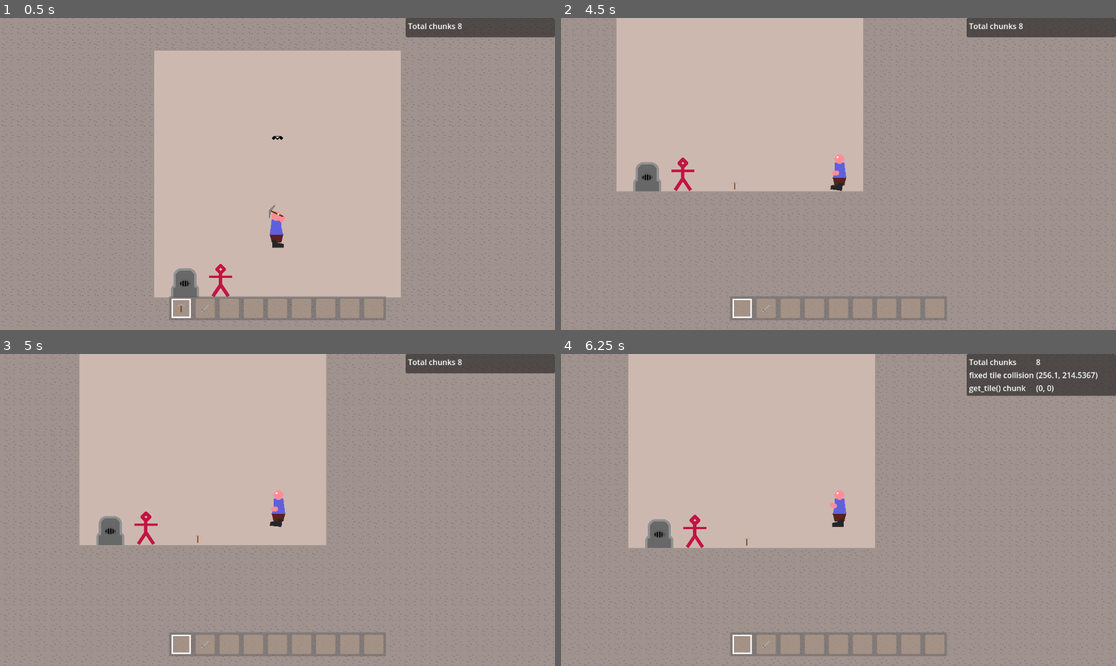
Above: before the commit, frames 1-4 (two rows, left to right).
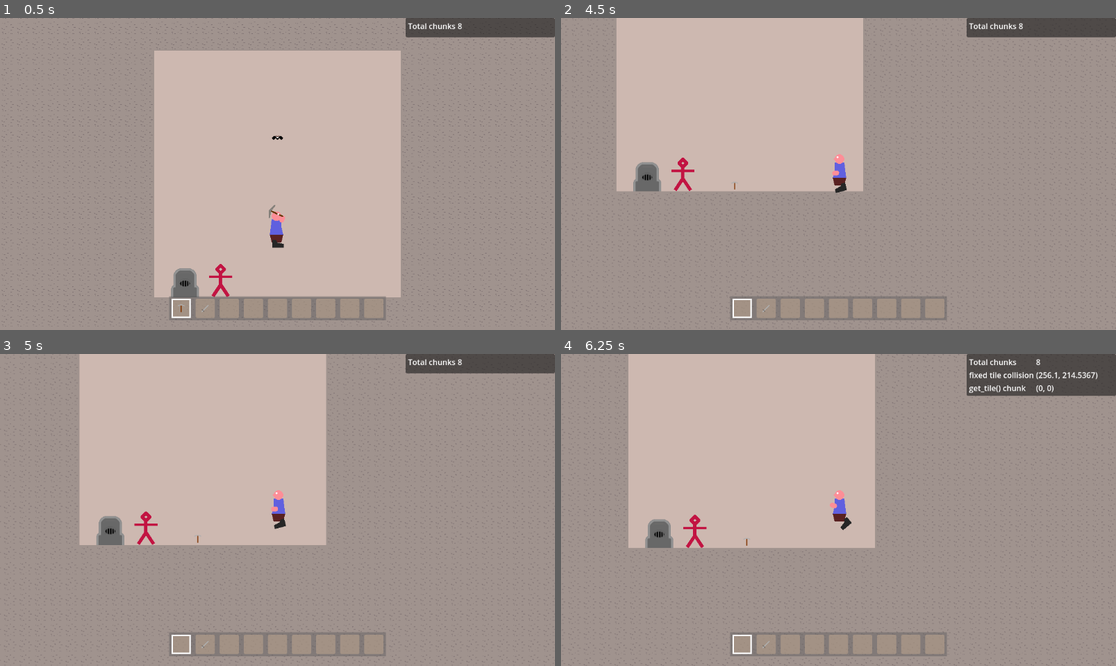
Above: after the commit, the same moments.

Repository: Griiimon/2D-Mining-Sandbox
Game: Godot game, scene res://scenes/test_game.tscn
Two runs of this game, one before a commit and one after it. Both use one fixed random seed, a clock stepped at 60 frames per second and the inputs below.
Inputs (mouse positions are in pixels of both pictures, inside the frame that each line leads up to):
- Up to frame 1 (0.5 s): no input
- Up to frame 2 (4.5 s): move the mouse to (960, 158) at 0.52 s; hold D (right) 0.53-2.03 s; tap Up (jump) at 0.6, 0.77, 1.07, 1.52, 1.55, 1.82, 2.3, 3.02, 3.05, 3.32, 3.77, 3.8, 4.07 s; click (960, 158) at 0.67 s; move the mouse to (727, 189) at 1.27 s; tap X (drop_item) at 1.35 s; move the mouse to (894, 105) at 2.02 s; hold A (left) 2.03-2.78 s; tap F (interact) at 2.1 s; tap Enter at 2.75 s; move the mouse to (810, 236) at 2.77 s; hold D (right) 2.78-4.28 s; tap E (next_hotbar_item) at 2.85 s; click (810, 236) at 2.92 s; move the mouse to (1005, 220) at 3.52 s; tap Q (previous_hotbar_item) at 3.6 s; move the mouse to (672, 127) at 4.27 s; hold A (left) from 4.28 s (still down); tap K (toggle_free_cam) at 4.35 s
- Up to frame 3 (5 s): keep holding A (left); tap Up (jump) at 4.52, 4.55, 4.82 s
- Up to frame 4 (6.25 s): move the mouse to (866, 510) at 5.02 s; release A (left) at 5.03 s; hold D (right) 5.03-5.78 s; tap Up (jump) at 5.1, 6.02, 6.05 s; click (866, 510) at 5.17 s; move the mouse to (755, 432) at 5.77 s; hold A (left) from 5.78 s (still down); tap X (drop_item) at 5.85 s

Frame 1 is identical in both runs. In frame 2, less than 0.1% of the frame differs, in the area x 48-52%, y 52-57%; in frame 3, less than 0.1%; in frame 4, less than 0.1%, in the area x 48-53%, y 52-57%.

Commit message:
jump animation

Diff:
--- a/scenes/player.tscn
+++ b/scenes/player.tscn
@@ -224,10 +224,26 @@
 "values": [0.0, 0.380482, -0.349066]
 }
 
+[sub_resource type="Animation" id="Animation_7fwcn"]
+resource_name = "jump"
+tracks/0/type = "value"
+tracks/0/imported = false
+tracks/0/enabled = true
+tracks/0/path = NodePath("Body/Hip:rotation")
+tracks/0/interp = 1
+tracks/0/loop_wrap = true
+tracks/0/keys = {
+"times": PackedFloat32Array(0, 0.1, 0.6),
+"transitions": PackedFloat32Array(1, 1, 1),
+"update": 0,
+"values": [0.0, 0.872665, 0.0]
+}
+
 [sub_resource type="AnimationLibrary" id="AnimationLibrary_ve3ko"]
 _data = {
 "RESET": SubResource("Animation_1dm2i"),
-"Walk": SubResource("Animation_v8cep")
+"Walk": SubResource("Animation_v8cep"),
+"jump": SubResource("Animation_7fwcn")
 }
 
 [sub_resource type="CapsuleShape2D" id="CapsuleShape2D_nwn3q"]
@@ -317,6 +333,7 @@
 [node name="CollisionShape2D" type="CollisionShape2D" parent="Body/Interaction Area"]
 position = Vector2(20, 0)
 shape = SubResource("RectangleShape2D_wumd6")
+debug_color = Color(0.584314, 0.905882, 0.172549, 0.419608)
 
 [node name="AnimationPlayer Hand" type="AnimationPlayer" parent="."]
 libraries = {
--- a/scripts/player/player.gd
+++ b/scripts/player/player.gd
@@ -133,8 +133,6 @@
 	if not is_on_floor():
 		velocity.y += gravity * delta
 
-	if Input.is_action_just_pressed("jump") and is_on_floor():
-		velocity.y = jump_velocity
 
 	var direction = Input.get_axis("left", "right")
 	if direction:
@@ -142,10 +140,14 @@
 	else:
 		velocity.x = move_toward(velocity.x, 0, speed)
 
-	if abs(velocity.x) > 0:
-		animation_player_feet.play("Walk")
-	else:
-		animation_player_feet.play("RESET")
+	if Input.is_action_just_pressed("jump") and is_on_floor():
+		velocity.y = jump_velocity
+		animation_player_feet.play("jump")
+	elif is_on_floor():
+		if abs(velocity.x) > 0:
+			animation_player_feet.play("Walk")
+		else:
+			animation_player_feet.play("RESET")
 
 	move_and_slide()
 
Not shown, changed: TODO.txt
Not shown, changed: Version History.txt
Not shown: 1 places in scenes/player.tscn that only renumber resources
